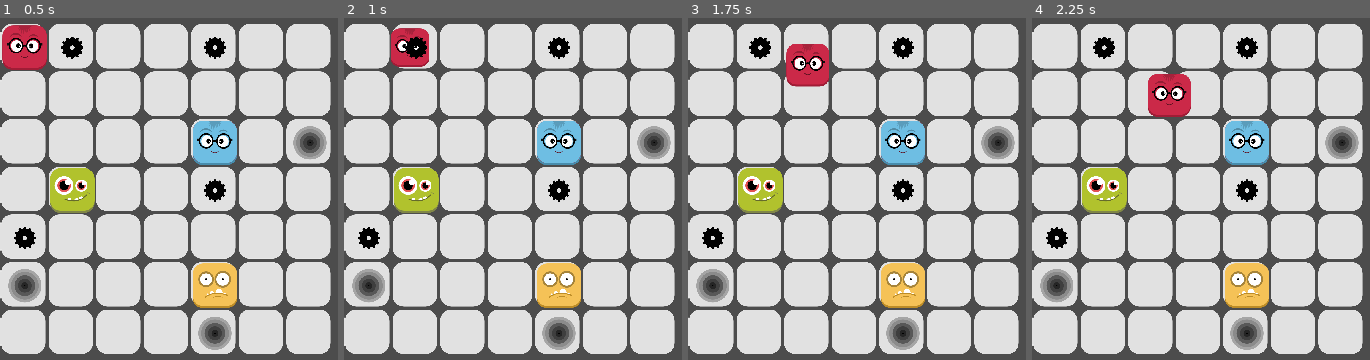
Above: before the commit, frames 1-4 (left to right).
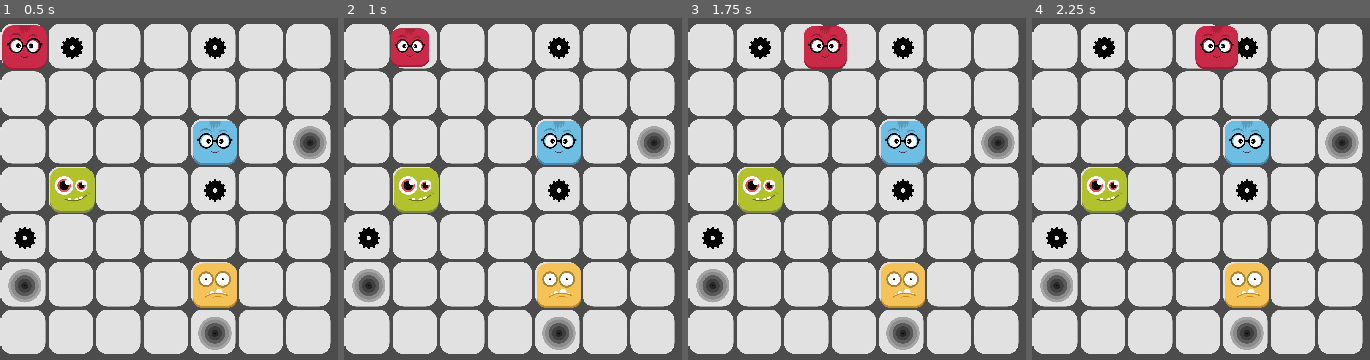
Above: after the commit, the same moments.

Repository: naatiq/ColorSplash
Game: Godot game, scene res://03 Levels/Demo.tscn
Same seed, same stepped clock (60 frames per second), same inputs: the game is played once before the commit and once after it.
Inputs:
- Up to frame 1 (0.5 s): no input
- Up to frame 2 (1 s): tap Enter at 0.5 s; hold D (right) from 0.53 s (still down)
- Up to frame 3 (1.75 s): release D (right) at 1.28 s; hold S (down) from 1.28 s (still down)
- Up to frame 4 (2.25 s): release S (down) at 2.03 s; hold D (right) from 2.03 s (still down)

Frame 1 is identical in both runs. In frame 2, 0.2% of the frame differs, in the area x 18-25%, y 5-12%; in frame 3, 2.3%; in frame 4, 3.0%, in the area x 34-61%, y 2-29%.

Commit message:
Added area entered detection and color change code

Diff:
--- a/01 Characters/Enemies/Enemy-Blue.tscn
+++ b/01 Characters/Enemies/Enemy-Blue.tscn
@@ -5,7 +5,9 @@
 [sub_resource type="RectangleShape2D" id=1]
 extents = Vector2( 54.4907, 52.3087 )
 
-[node name="BlueEnemy" type="Area2D"]
+[node name="BlueEnemy" type="Area2D" groups=[
+"BlueEnemies",
+]]
 
 [node name="Sprite" type="Sprite" parent="."]
 texture = ExtResource( 1 )
--- a/01 Characters/Enemies/Enemy-Green.tscn
+++ b/01 Characters/Enemies/Enemy-Green.tscn
@@ -5,7 +5,9 @@
 [sub_resource type="RectangleShape2D" id=1]
 extents = Vector2( 54.4907, 52.3087 )
 
-[node name="GreenEnemy" type="Area2D"]
+[node name="GreenEnemy" type="Area2D" groups=[
+"GreenEnemies",
+]]
 
 [node name="Sprite" type="Sprite" parent="."]
 texture = ExtResource( 1 )
--- a/01 Characters/Enemies/Enemy-Yellow.tscn
+++ b/01 Characters/Enemies/Enemy-Yellow.tscn
@@ -5,7 +5,9 @@
 [sub_resource type="RectangleShape2D" id=1]
 extents = Vector2( 54.4907, 52.3087 )
 
-[node name="YellowEnemy" type="Area2D"]
+[node name="YellowEnemy" type="Area2D" groups=[
+"YellowEnemies",
+]]
 
 [node name="Sprite" type="Sprite" parent="."]
 texture = ExtResource( 1 )
--- a/01 Characters/Player.gd
+++ b/01 Characters/Player.gd
@@ -3,12 +3,17 @@
 #On Ready Var
 #Get the parent Grid
 onready var Grid = get_parent()
+var in_motion = false
+var input_direction = Vector2(0,0)
+var current_color = 'red'
 
 func _ready():
 	pass
 
 func _process(delta):
-	var input_direction = get_input_direction()
+	if not in_motion:
+			input_direction = get_input_direction()
+
 	if not input_direction:
 		return
 	update_look_direction(input_direction)
@@ -17,22 +22,24 @@
 
 	if target_position:
 		move_to(target_position)
+		in_motion = true
 	else:
 		bump()
+		in_motion = false
 
 
 #used to get the direction of input based on player key press
 func get_input_direction():
-	if(Input.is_action_pressed('right')):
+	if Input.is_action_pressed('right'):
 		return Vector2(1.0,0)
 
-	if(Input.is_action_pressed('left')):
+	if Input.is_action_pressed('left'):
 		return Vector2(-1.0,0)
 
-	if(Input.is_action_pressed('up')):
+	if Input.is_action_pressed('up'):
 		return Vector2 (0,-1.0)
 
-	if(Input.is_action_pressed('down')):
+	if Input.is_action_pressed('down'):
 		return Vector2(0, 1.0)
 
 #used to update the direction of player based on movement direction
@@ -67,3 +74,61 @@
 	$AnimationPlayer.play("bump")
 	yield($AnimationPlayer, "animation_finished")
 	set_process(true)
+
+
+func _on_Player_area_entered(area):
+	in_motion = false
+
+	if area.is_in_group("Stoppers"):
+		in_motion = false
+
+	if area.is_in_group("Vortex"):
+		in_motion = false
+		if current_color == 'yellow':
+			yield_animation_play('YellowToRed')
+		if current_color == 'green':
+			yield_animation_play('GreenToRed')
+		if current_color == 'blue':
+			yield_animation_play('BlueToRed')
+		current_color = 'red'
+
+
+	if area.is_in_group("YellowEnemies"):
+		in_motion = false
+		area.queue_free()
+		if current_color == 'red':
+			yield_animation_play("RedToYellow")
+		if current_color == 'blue':
+			yield_animation_play("BlueToYellow")
+		if current_color == 'green':
+			yield_animation_play("GreenToYellow")
+		current_color = 'yellow'
+
+	if area.is_in_group("GreenEnemies"):
+		in_motion = false
+		area.queue_free()
+		if current_color == 'red':
+			yield_animation_play("RedToGreen")
+		if current_color == 'blue':
+			yield_animation_play("BlueToGreen")
+		if current_color == 'yellow':
+			yield_animation_play("YellowToGreen")
+		current_color = 'green'
+
+	if area.is_in_group("BlueEnemies"):
+		in_motion = false
+
+		area.queue_free()
+		if current_color == 'red':
+			yield_animation_play("RedToBlue")
+		if current_color == 'green':
+			yield_animation_play("GreenToBlue")
+		if current_color == 'yellow':
+			yield_animation_play("YellowToBlue")
+		current_color = 'blue'
+
+func yield_animation_play(animation):
+	set_process(false)
+	$AnimationPlayer.play(animation)
+	yield($AnimationPlayer, "animation_finished")
+	set_process(true)
--- a/01 Characters/Player.tscn
+++ b/01 Characters/Player.tscn
@@ -1,7 +1,202 @@
-[gd_scene load_steps=6 format=2]
+[gd_scene load_steps=21 format=2]
 
 [ext_resource path="res://04 Sprites/150x150/Player-Idle.png" type="Texture" id=1]
 [ext_resource path="res://01 Characters/Player.gd" type="Script" id=2]
+[ext_resource path="res://04 Sprites/150x150/Player-Idle-Blue.png" type="Texture" id=3]
+[ext_resource path="res://04 Sprites/150x150/Player-Idle-Yellow.png" type="Texture" id=4]
+[ext_resource path="res://04 Sprites/150x150/Player-Idle-Green.png" type="Texture" id=5]
+
+[sub_resource type="Animation" id=5]
+resource_name = "BlueToGreen"
+length = 0.25
+tracks/0/type = "value"
+tracks/0/path = NodePath("Sprite:texture")
+tracks/0/interp = 1
+tracks/0/loop_wrap = true
+tracks/0/imported = false
+tracks/0/enabled = true
+tracks/0/keys = {
+"times": PoolRealArray( 0, 0.2 ),
+"transitions": PoolRealArray( 1, 2.21914 ),
+"update": 1,
+"values": [ ExtResource( 3 ), ExtResource( 5 ) ]
+}
+
+[sub_resource type="Animation" id=6]
+resource_name = "BlueToRed"
+length = 0.25
+tracks/0/type = "value"
+tracks/0/path = NodePath("Sprite:texture")
+tracks/0/interp = 1
+tracks/0/loop_wrap = true
+tracks/0/imported = false
+tracks/0/enabled = true
+tracks/0/keys = {
+"times": PoolRealArray( 0, 0.2 ),
+"transitions": PoolRealArray( 1, 1 ),
+"update": 1,
+"values": [ ExtResource( 3 ), ExtResource( 1 ) ]
+}
+
+[sub_resource type="Animation" id=7]
+resource_name = "BlueToYellow"
+length = 0.25
+tracks/0/type = "value"
+tracks/0/path = NodePath("Sprite:texture")
+tracks/0/interp = 1
+tracks/0/loop_wrap = true
+tracks/0/imported = false
+tracks/0/enabled = true
+tracks/0/keys = {
+"times": PoolRealArray( 0, 0.2 ),
+"transitions": PoolRealArray( 1, 2.21914 ),
+"update": 1,
+"values": [ ExtResource( 3 ), ExtResource( 4 ) ]
+}
+
+[sub_resource type="Animation" id=8]
+resource_name = "GreenToBlue"
+length = 0.25
+tracks/0/type = "value"
+tracks/0/path = NodePath("Sprite:texture")
+tracks/0/interp = 1
+tracks/0/loop_wrap = true
+tracks/0/imported = false
+tracks/0/enabled = true
+tracks/0/keys = {
+"times": PoolRealArray( 0, 0.2 ),
+"transitions": PoolRealArray( 1, 1 ),
+"update": 1,
+"values": [ ExtResource( 5 ), ExtResource( 3 ) ]
+}
+
+[sub_resource type="Animation" id=9]
+resource_name = "GreenToRed"
+length = 0.25
+tracks/0/type = "value"
+tracks/0/path = NodePath("Sprite:texture")
+tracks/0/interp = 1
+tracks/0/loop_wrap = true
+tracks/0/imported = false
+tracks/0/enabled = true
+tracks/0/keys = {
+"times": PoolRealArray( 0, 0.2 ),
+"transitions": PoolRealArray( 1, 1 ),
+"update": 1,
+"values": [ ExtResource( 5 ), ExtResource( 1 ) ]
+}
+
+[sub_resource type="Animation" id=10]
+resource_name = "GreenToYellow"
+length = 0.25
+tracks/0/type = "value"
+tracks/0/path = NodePath("Sprite:texture")
+tracks/0/interp = 1
+tracks/0/loop_wrap = true
+tracks/0/imported = false
+tracks/0/enabled = true
+tracks/0/keys = {
+"times": PoolRealArray( 0, 0.2 ),
+"transitions": PoolRealArray( 1, 4.14106 ),
+"update": 1,
+"values": [ ExtResource( 5 ), ExtResource( 4 ) ]
+}
+
+[sub_resource type="Animation" id=4]
+resource_name = "RedToBlue"
+length = 0.25
+tracks/0/type = "value"
+tracks/0/path = NodePath("Sprite:texture")
+tracks/0/interp = 1
+tracks/0/loop_wrap = true
+tracks/0/imported = false
+tracks/0/enabled = true
+tracks/0/keys = {
+"times": PoolRealArray( 0, 0.2 ),
+"transitions": PoolRealArray( 1, 1 ),
+"update": 1,
+"values": [ ExtResource( 1 ), ExtResource( 3 ) ]
+}
+
+[sub_resource type="Animation" id=11]
+resource_name = "RedToGreen"
+length = 0.25
+tracks/0/type = "value"
+tracks/0/path = NodePath("Sprite:texture")
+tracks/0/interp = 1
+tracks/0/loop_wrap = true
+tracks/0/imported = false
+tracks/0/enabled = true
+tracks/0/keys = {
+"times": PoolRealArray( 0, 0.2 ),
+"transitions": PoolRealArray( 1, 1 ),
+"update": 1,
+"values": [ ExtResource( 4 ), ExtResource( 5 ) ]
+}
+
+[sub_resource type="Animation" id=12]
+resource_name = "RedToYellow"
+length = 0.25
+tracks/0/type = "value"
+tracks/0/path = NodePath("Sprite:texture")
+tracks/0/interp = 1
+tracks/0/loop_wrap = true
+tracks/0/imported = false
+tracks/0/enabled = true
+tracks/0/keys = {
+"times": PoolRealArray( 0.2 ),
+"transitions": PoolRealArray( 1 ),
+"update": 1,
+"values": [ ExtResource( 4 ) ]
+}
+
+[sub_resource type="Animation" id=13]
+resource_name = "YellowToBlue"
+length = 0.25
+tracks/0/type = "value"
+tracks/0/path = NodePath("Sprite:texture")
+tracks/0/interp = 1
+tracks/0/loop_wrap = true
+tracks/0/imported = false
+tracks/0/enabled = true
+tracks/0/keys = {
+"times": PoolRealArray( 0, 0.2 ),
+"transitions": PoolRealArray( 1, 1 ),
+"update": 1,
+"values": [ ExtResource( 4 ), ExtResource( 3 ) ]
+}
+
+[sub_resource type="Animation" id=14]
+resource_name = "YellowToGreen"
+length = 0.25
+tracks/0/type = "value"
+tracks/0/path = NodePath("Sprite:texture")
+tracks/0/interp = 1
+tracks/0/loop_wrap = true
+tracks/0/imported = false
+tracks/0/enabled = true
+tracks/0/keys = {
+"times": PoolRealArray( 0, 0.2 ),
+"transitions": PoolRealArray( 1, 1 ),
+"update": 1,
+"values": [ ExtResource( 4 ), ExtResource( 5 ) ]
+}
+
+[sub_resource type="Animation" id=15]
+resource_name = "YellowToRed"
+length = 0.25
+tracks/0/type = "value"
+tracks/0/path = NodePath("Sprite:texture")
+tracks/0/interp = 1
+tracks/0/loop_wrap = true
+tracks/0/imported = false
+tracks/0/enabled = true
+tracks/0/keys = {
+"times": PoolRealArray( 0, 0.2 ),
+"transitions": PoolRealArray( 1, 1 ),
+"update": 1,
+"values": [ ExtResource( 4 ), ExtResource( 1 ) ]
+}
 
 [sub_resource type="Animation" id=2]
 resource_name = "bump"
@@ -42,9 +237,22 @@
 script = ExtResource( 2 )
 
 [node name="Sprite" type="Sprite" parent="."]
+z_index = 10
 texture = ExtResource( 1 )
 
 [node name="AnimationPlayer" type="AnimationPlayer" parent="."]
+anims/BlueToGreen = SubResource( 5 )
+anims/BlueToRed = SubResource( 6 )
+anims/BlueToYellow = SubResource( 7 )
+anims/GreenToBlue = SubResource( 8 )
+anims/GreenToRed = SubResource( 9 )
+anims/GreenToYellow = SubResource( 10 )
+anims/RedToBlue = SubResource( 4 )
+anims/RedToGreen = SubResource( 11 )
+anims/RedToYellow = SubResource( 12 )
+anims/YellowToBlue = SubResource( 13 )
+anims/YellowToGreen = SubResource( 14 )
+anims/YellowToRed = SubResource( 15 )
 anims/bump = SubResource( 2 )
 anims/walk = SubResource( 3 )
 
--- a/02 Items/Stopper.tscn
+++ b/02 Items/Stopper.tscn
@@ -5,7 +5,9 @@
 [sub_resource type="RectangleShape2D" id=1]
 extents = Vector2( 54.5051, 50.4949 )
 
-[node name="Stopper" type="Area2D"]
+[node name="Stopper" type="Area2D" groups=[
+"Stoppers",
+]]
 
 [node name="Sprite" type="Sprite" parent="."]
 texture = ExtResource( 1 )
--- a/02 Items/Vortex.tscn
+++ b/02 Items/Vortex.tscn
@@ -5,7 +5,9 @@
 [sub_resource type="RectangleShape2D" id=1]
 extents = Vector2( 54.5051, 50.4949 )
 
-[node name="Vortex" type="Area2D"]
+[node name="Vortex" type="Area2D" groups=[
+"Vortex",
+]]
 
 [node name="Sprite" type="Sprite" parent="."]
 texture = ExtResource( 1 )
--- a/03 Levels/Demo.tscn
+++ b/03 Levels/Demo.tscn
@@ -53,3 +53,4 @@
 [node name="Vortex3" parent="TileMap" instance=ExtResource( 7 )]
 position = Vector2( 80, 1360 )
 scale = Vector2( 0.75, 0.75 )
+[connection signal="area_entered" from="TileMap/Player" to="TileMap/Player" method="_on_Player_area_entered"]
